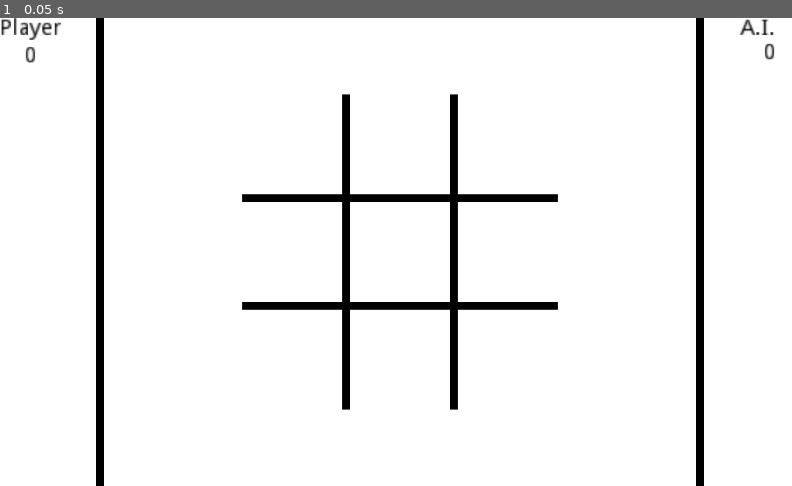
Above: before the commit, frame 1.
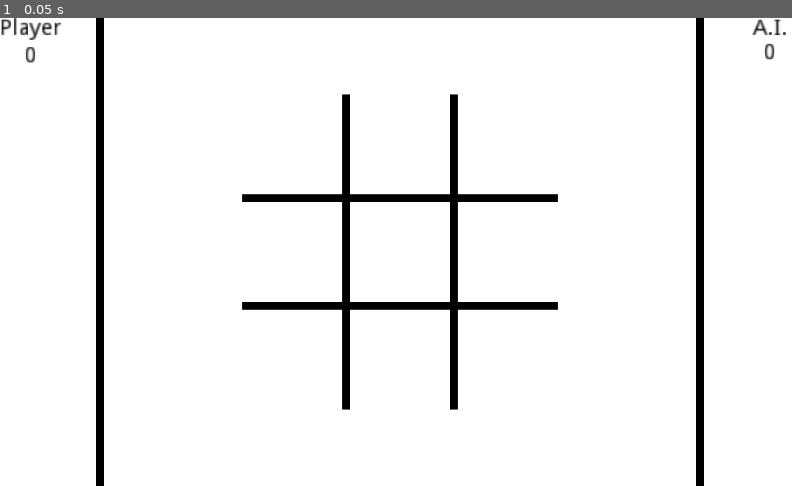
Above: after the commit, the same moment.

Repository: MGon025/CPSC481_Project
Game: Godot game, scene res://Board.tscn
Two runs of this game, one before a commit and one after it. Both use one fixed random seed, a clock stepped at 60 frames per second and the inputs below. The project has no main scene, so this scene is started directly.
Inputs:
- Up to frame 1 (0.05 s): no input

The runs differ from the first frame. In frame 1, 0.1% of the frame differs, in the area x 93-100%, y 0-4%.

Commit message:
player2 label moved

Diff:
--- a/Board.tscn
+++ b/Board.tscn
@@ -44,7 +44,7 @@
 [node name="Player2Name" type="Label" parent="Stats"]
 anchor_right = 1.0
 margin_left = 948.0
-margin_right = -39.0
+margin_right = 986.0
 margin_bottom = 14.0
 rect_scale = Vector2( 2, 2 )
 custom_colors/font_color = Color( 0, 0, 0, 1 )
